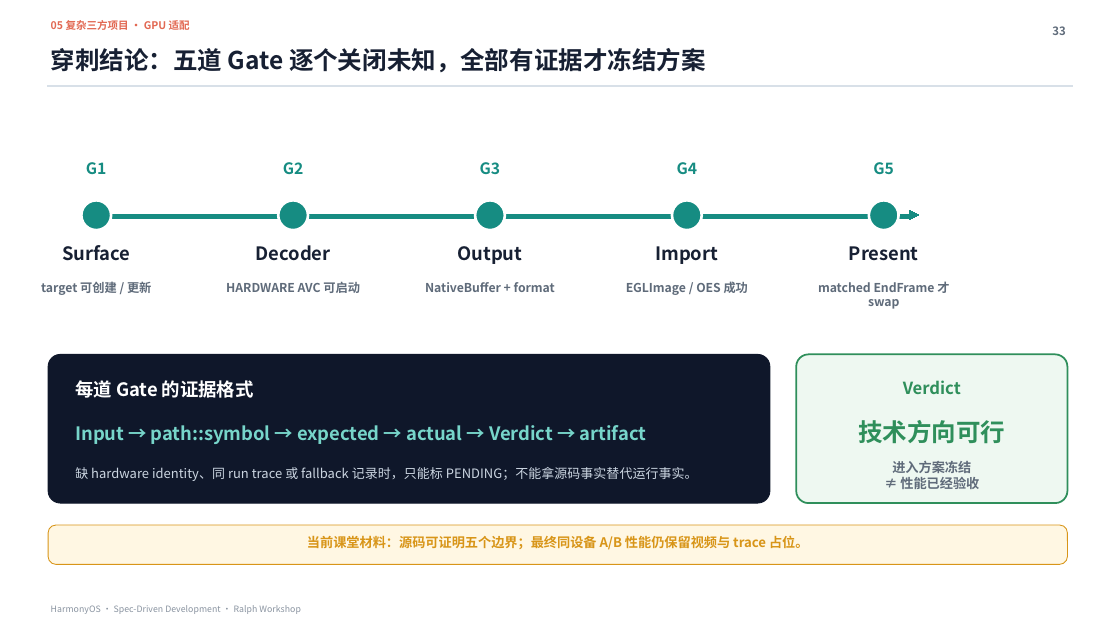
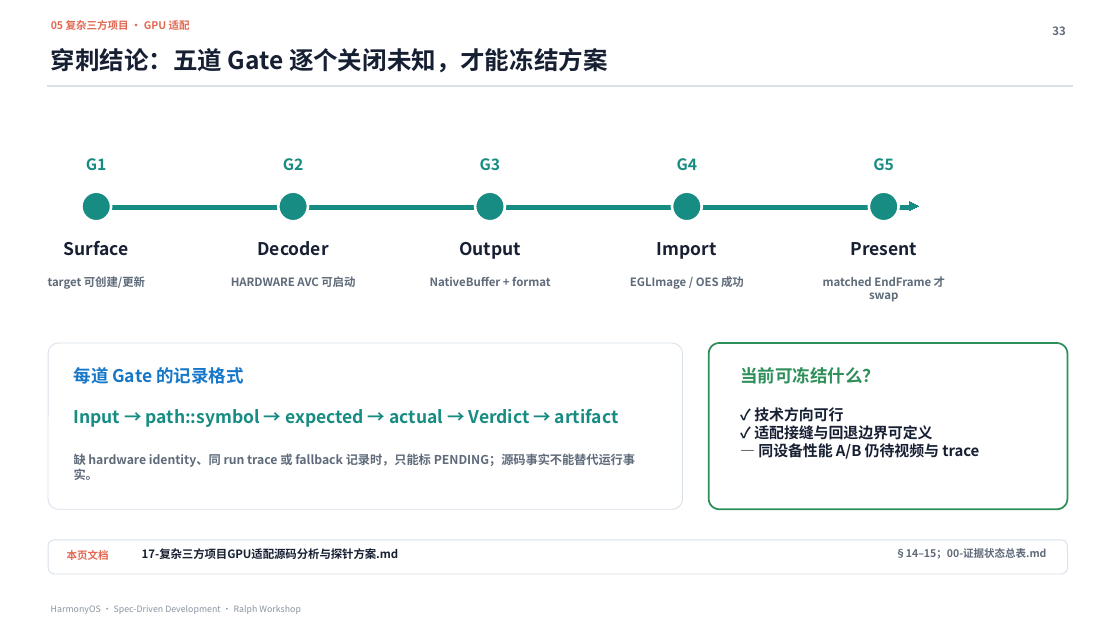
Before and after one commit to xiaomu120413/harmonyos-sdd-ralph-workshop, a slide deck: slide 33 of deliverables/HarmonyOS_SDD_Ralph_Workshop_MDM证据增强版.pptx. Drawn at 1120x630 pixels with LibreOffice and Linux fonts; fonts in the diff are those of the drawing. Boxes give left, top, right and bottom in pixels: in the first picture for what was removed or moved away, otherwise in the second. Text is boxed around its words. In the diff, an @@ line names an element or a change of style, - is before the commit and + after.

```diff
--- a/deliverables/HarmonyOS_SDD_Ralph_Workshop_MDM证据增强版.pptx
+++ b/deliverables/HarmonyOS_SDD_Ralph_Workshop_MDM证据增强版.pptx
@@ text at [51,48,608,72]: text changed @@
-穿刺结论：五道 Gate 逐个关闭未知，全部有证据才冻结方案
+穿刺结论：五道 Gate 逐个关闭未知，才能冻结方案
@@ 5 texts: place and size @@
-5 texts at [86,162,893,174]
+5 texts at [86,158,893,170]
@@ 5 ellipses, 1 rectangle, 1 triangle: place and size @@
-5 ellipses, 1 rectangle, 1 triangle at [82,201,918,230]
+5 ellipses, 1 rectangle, 1 triangle at [82,192,918,221]
@@ size 15.8 to 15 pt in 5 elements at [64,241,129,256], [257,241,328,256], [459,242,521,259], [657,242,717,259], [850,242,917,256] @@
@@ text at [48,276,145,289]: text changed; size 10.5 to 9.8 pt @@
-target 可创建 / 更新
+target 可创建/更新
@@ size 10.5 to 9.8 pt in 4 elements at [231,276,355,287], [430,277,550,286], [630,276,744,289], [823,276,945,302] @@
@@ rounded rectangle: place and size @@
-rounded rectangle at [48,355,770,503]
+rounded rectangle at [48,343,682,509]
@@ rounded rectangle at [48,343,682,509]: fill #0F172A to none; outline #0F172A 0.75 pt to #D8E0E8 0.75 pt; proportions changed @@
@@ rounded rectangle: place and size @@
-rounded rectangle at [797,355,1068,503]
+rounded rectangle at [709,343,1068,509]
@@ rounded rectangle at [709,343,1068,509]: fill #EEF8F1 to none; proportions changed @@
@@ text at [74,367,243,384]: text changed; size 15.8 to 15 pt; text colour #FFFFFF to #1677C8 @@
-每道 Gate 的证据格式
+每道 Gate 的记录格式
@@ text at [740,367,880,384]: text changed; size 14.2 to 15 pt @@
-Verdict
+当前可冻结什么？
@@ text "Input → path::symbol → expected ...": place and size @@
-text "Input → path::symbol → expected ..." at [75,425,647,444]
+text "Input → path::symbol → expected ..." at [74,409,618,427]
@@ text "Input → path::symbol → expected ..." at [74,409,618,427]: size 15.8 to 15 pt, text colour #77D5CA to #168C82 @@
@@ text at [754,407,979,459]: text changed; size 21 to 12.8 pt; text colour #2F8F5B to #172033 @@
-技术方向可行
+✓ 技术方向可行
+✓ 适配接缝与回退边界可定义
+— 同设备性能 A/B 仍待视频与 trace
@@ text at [74,453,635,480]: text changed; size 11.1 to 10.5 pt; text colour #CBD5E1 to #5F6B7A; bold on @@
-缺 hardware identity、同 run trace 或 fallback 记录时，只能标 PENDING；不能拿源码事实替代运行事实。
+缺 hardware identity、同 run trace 或 fallback 记录时，只能标 PENDING；源码事实不能替代运行事实。
@@ text removed at [892,461,979,489] @@
-进入方案冻结
-≠ 性能已经验收
@@ rounded rectangle: place and size @@
-rounded rectangle at [48,525,1068,565]
+rounded rectangle at [48,540,1068,575]
@@ rounded rectangle at [48,540,1068,575]: fill #FFF7E3 to none; outline #D89518 0.75 pt to #D8E0E8 0.75 pt; proportions changed @@
@@ text added at [67,550,109,560], 9 pt, text #E26852, bold @@
+本页文档
@@ text at [142,548,398,559]: text changed; size 11.2 to 9.8 pt; text colour #D89518 to #172033 @@
-当前课堂材料：源码可证明五个边界；最终同设备 A/B 性能仍保留视频与 trace 占位。
+17-复杂三方项目GPU适配源码分析与探针方案.md
@@ text added at [895,548,1046,559], 9 pt, text #5F6B7A, bold @@
+§14–15；00-证据状态总表.md
```
Also in this commit, not shown: 8 other slides changed, 2 slides added, 2 slides removed.
